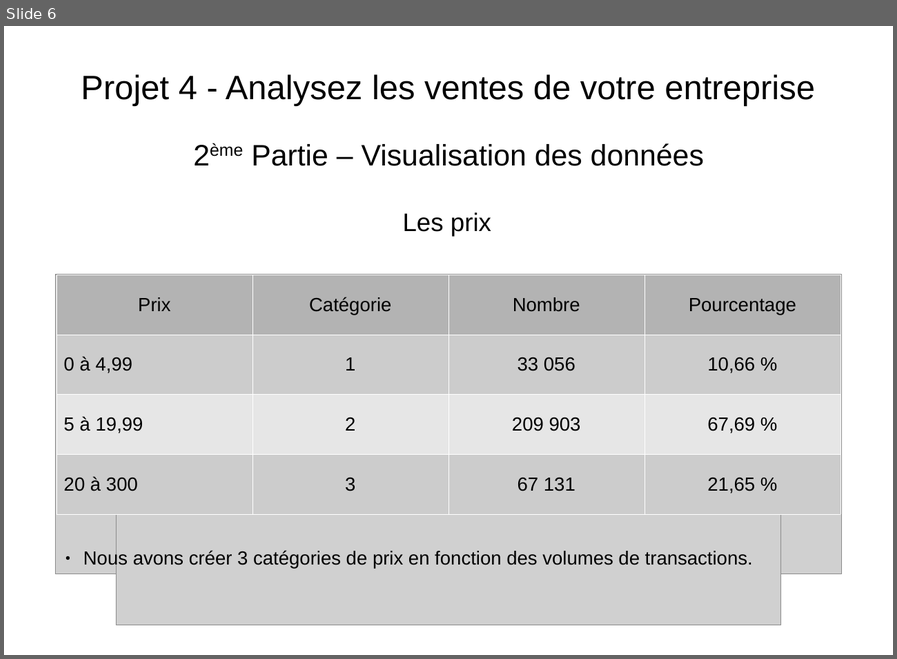
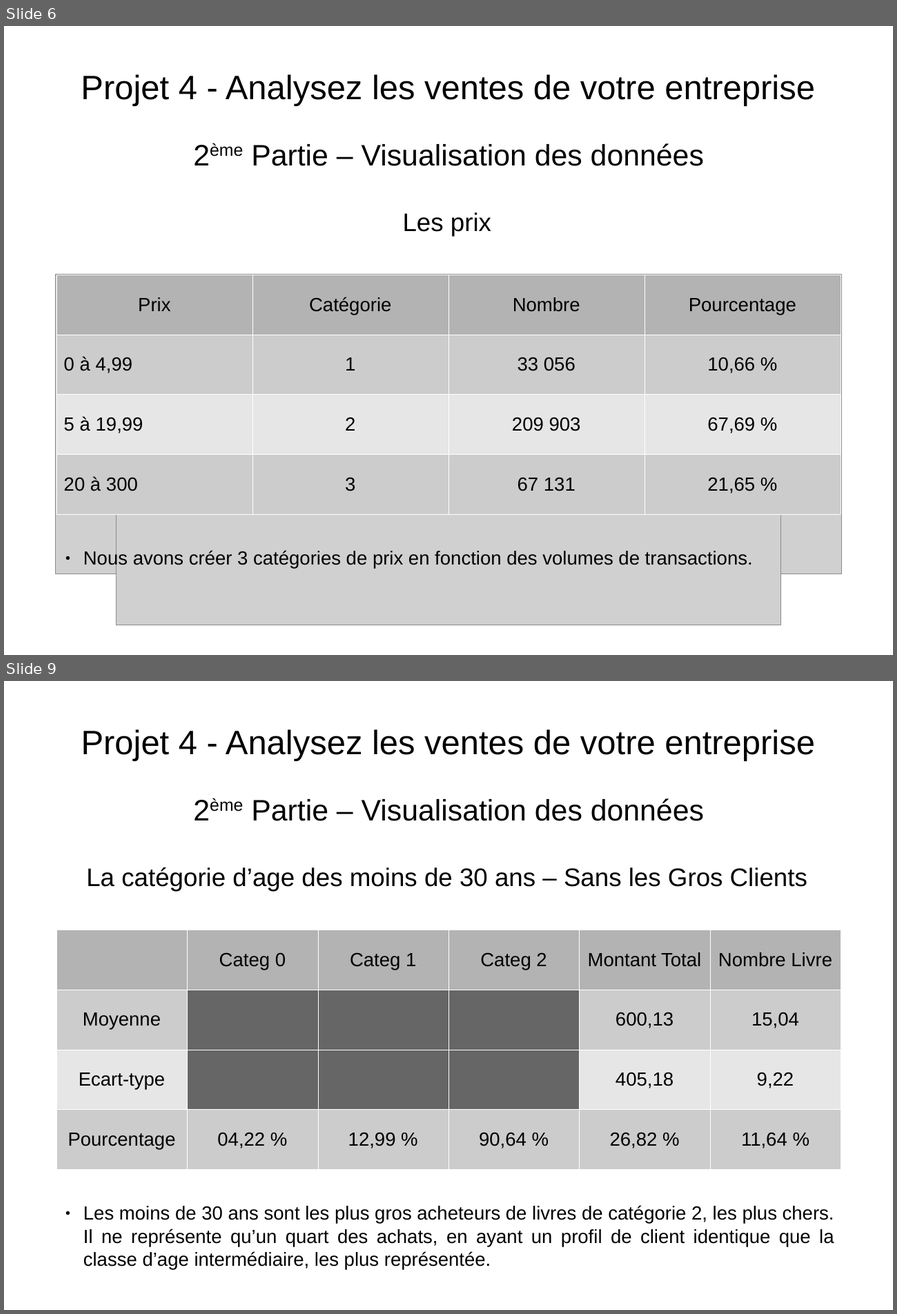
Before and after one commit to FranckDELRUE/OCR-Project-4-DAn, a slide deck: P4_Presentation.odp. Shown one above the other, each under a label of ours: slide 6 before the commit, slides 6 and 9 after it; the slides between them are not shown. The pictures are 897x659 and 897x1314 pixels, drawn with LibreOffice and Linux fonts; fonts in the diff are those of the drawing; grey boxes stand for pictures. Boxes give left, top, right and bottom in pixels: in the first picture for what was removed or moved away, otherwise in the second. Text is boxed around its words. In the diff, an @@ line names an element or a change of style, - is before the commit and + after.

Commit message:
Présentation WIP - 75 %

```diff
--- a/P4_Presentation.odp
+++ b/P4_Presentation.odp
@@ slide 9 added at (4,681,893,1310), background #FFFFFF @@
@@ title added at (81,729,815,762), 32 pt, text #000000 @@
+Projet 4 - Analysez les ventes de votre entreprise
@@ text added at (251,798,704,821), 28 pt, text #000000 @@
+2ème Partie – Visualisation des données
@@ text added at (86,867,807,891), 24 pt, text #000000 @@
+La catégorie d’age des moins de 30 ans – Sans les Gros Clients
@@ table added at (56,929,841,1169), 4 rows, 6 columns @@
+ | Categ 0 | Categ 1 | Categ 2 | Montant Total | Nombre Livre
+Moyenne |  |  |  | 600,13 | 15,04
+Ecart-type |  |  |  | 405,18 | 9,22
+Pourcentage | 04,22 % | 12,99 % | 90,64 % | 26,82 % | 11,64 %
@@ text added at (83,1205,834,1269), 18 pt, text #000000 @@
+● Les moins de 30 ans sont les plus gros acheteurs de livres de catégorie 2, les plus chers. Il ne représente qu’un quart des achats, en ayant un profil de client identique que la classe d’age intermédiaire, les plus représentée.
```
Also in this commit, not shown: 2 slides changed, 1 other slide added, 4 other files.
